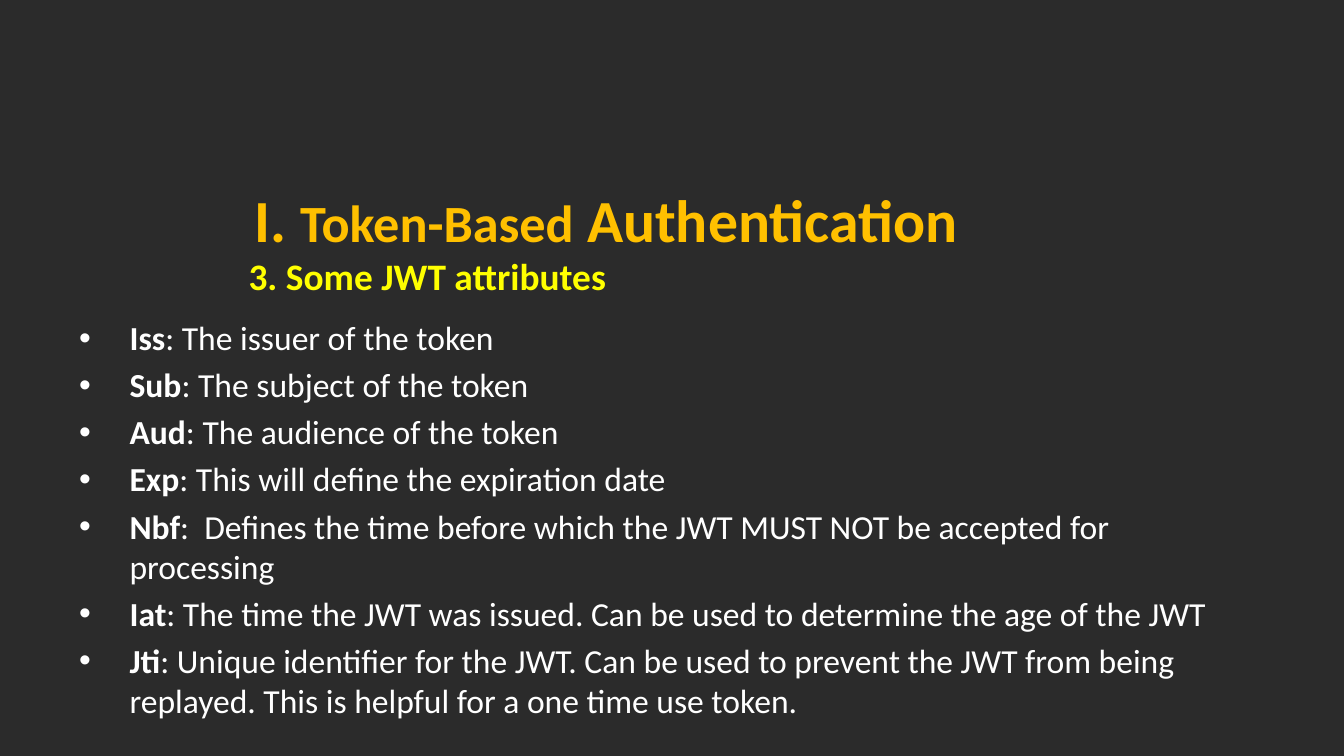
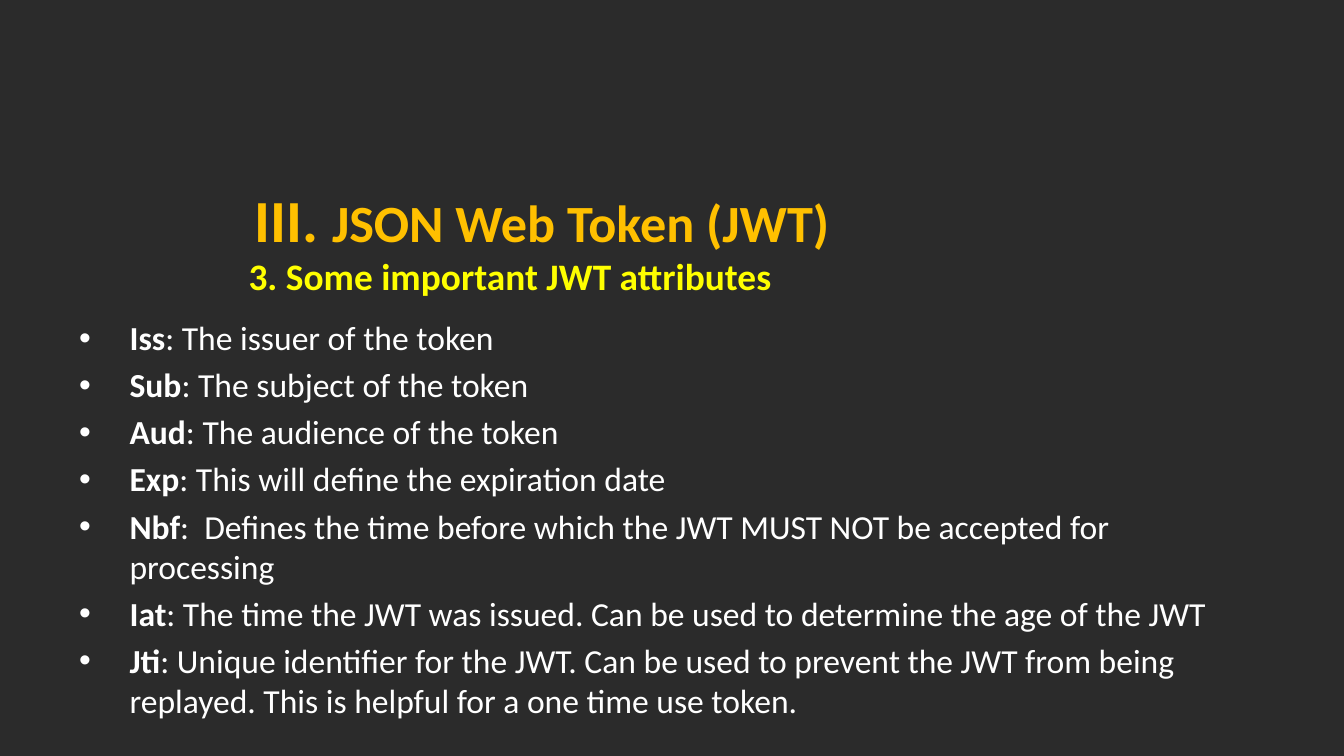
Before and after one commit to hoangmyit/Angular-NetCoreAuthenticationWithJWT, a slide deck: slide 19 of 1. Documents/AngularAuthenticationAndAuthorization.pptx (slide 12 before the commit). Drawn at 1344x756 pixels with LibreOffice and Linux fonts; fonts in the diff are those of the drawing; background and template pictures are left out; a plain dark background stands for a picture behind light text. Boxes give left, top, right and bottom in pixels: in the first picture for what was removed or moved away, otherwise in the second. Text is boxed around its words. In the diff, an @@ line names an element or a change of style, - is before the commit and + after.

```diff
--- a/1. Documents/AngularAuthenticationAndAuthorization.pptx
+++ b/1. Documents/AngularAuthenticationAndAuthorization.pptx
@@ text at box(255, 203, 829, 250): text changed; size 32 to 28 pt @@
-I. Token-Based Authentication
+III. JSON Web Token (JWT)
@@ text at box(249, 263, 771, 296): text changed @@
-3. Some JWT attributes
+3. Some important JWT attributes
```
Also in this commit, not shown: 14 other slides changed, 7 slides added.
